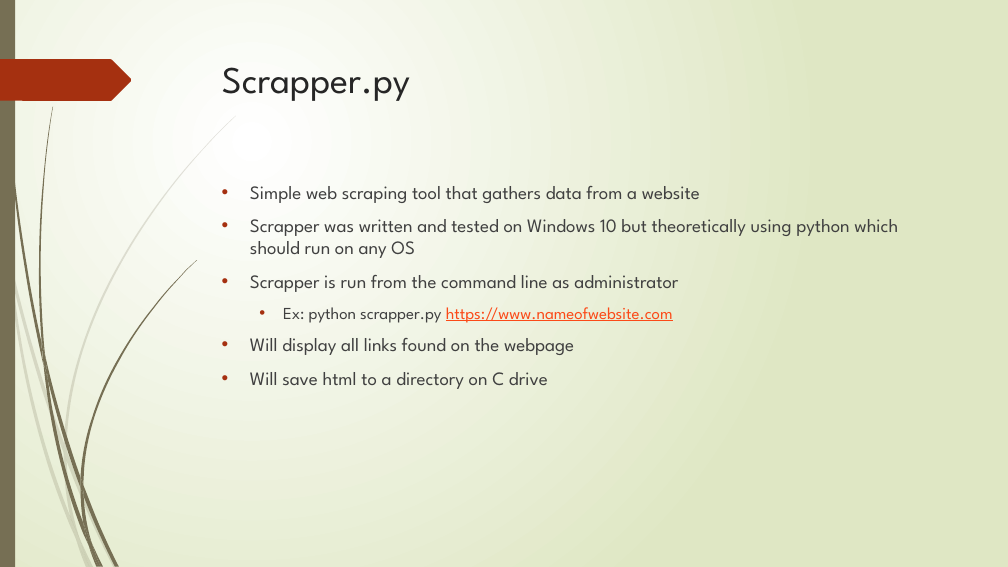
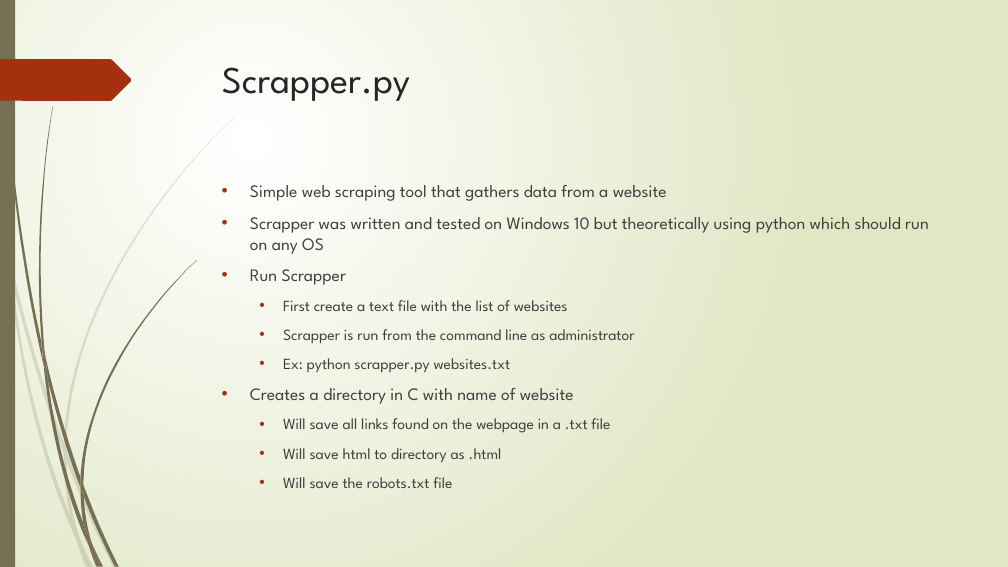
Before and after one commit to nysian/scrapper, a slide deck: slide 3 of Scrapper.pptx. Drawn at 1008x567 pixels with LibreOffice and Linux fonts; fonts in the diff are those of the drawing. Boxes give left, top, right and bottom in pixels: in the first picture for what was removed or moved away, otherwise in the second. Text is boxed around its words. In the diff, an @@ line names an element or a change of style, - is before the commit and + after.

Commit message:
new version with updated pp slides

```diff
--- a/Scrapper.pptx
+++ b/Scrapper.pptx
@@ text at [250, 185, 929, 344]: size 18 to 16.6 pt in "Simple web scraping tool that gathers data ...", "Scrapper was written and tested on Windows ..."; size 18 to 14.8 pt in "Scrapper is run from the command line ..."; list level 1 to 2 in "Scrapper is run from the ..." @@
@@ text at [250, 269, 568, 311]: paragraphs added @@
+• Run Scrapper
+  • First create a text file with the list of websites
@@ text at [250, 358, 610, 488]: text changed; size 18 to 14.8 pt @@
-  • Ex: python scrapper.py https://www.nameofwebsite.com
-• Will display all links found on the webpage
-• Will save html to a directory on C drive
+  • Ex: python scrapper.py websites.txt
+• Creates a directory in C with name of website
+  • Will save all links found on the webpage in a .txt file
+  • Will save html to directory as .html
+  • Will save the robots.txt file
```
Also in this commit, not shown: 2 other slides changed, 3 other files.
